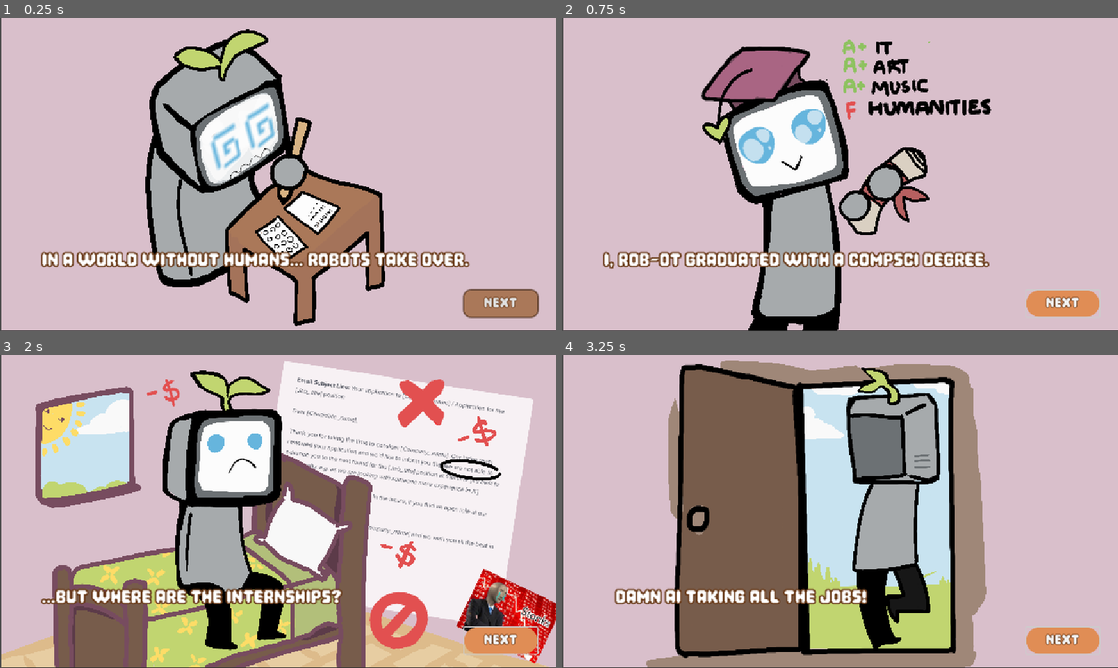
Above: before the commit, frames 1-4 (two rows, left to right).
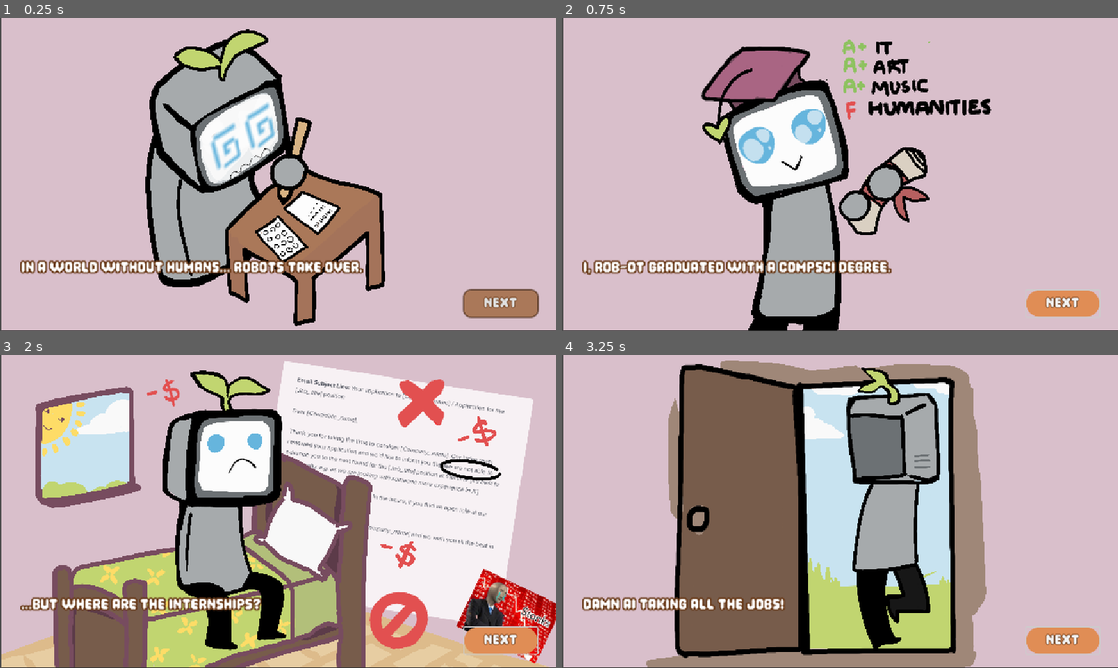
Above: after the commit, the same moments.

Repository: Ewie28/DDR
Game: Godot game, scene res://scenes/Bedroom.tscn
Two runs of this game, one before a commit and one after it. Both use one fixed random seed, a clock stepped at 60 frames per second and the inputs below. Sound files missing from this copy of the repository are replaced by a short silence.
Inputs:
- Up to frame 1 (0.25 s): no input
- Up to frame 2 (0.75 s): click "Next" at 0.5 s
- Up to frame 3 (2 s): click "Next" at 1.25 s
- Up to frame 4 (3.25 s): tap Enter at 2 s; hold Right (button_RIGHT) 2.03-2.78 s; tap Space at 2.75 s; hold Down (button_DOWN) from 2.78 s (still down)

The runs differ from the first frame. In frame 1, 4.3% of the frame differs, in the area x 3-85%, y 74-82%; in frame 2, 4.1%; in frame 3, 3.1%; in frame 4, 2.6%.

Commit message:
Added good ending cutscene

Diff:
--- a/ddr/scenes/Bedroom.tscn
+++ b/ddr/scenes/Bedroom.tscn
@@ -96,16 +96,16 @@
 
 [node name="CutsceneText" type="Label" parent="CutscenePanel"]
 layout_mode = 0
-offset_left = 84.0
-offset_top = 424.0
-offset_right = 654.0
-offset_bottom = 583.0
+offset_left = 41.0
+offset_top = 414.0
+offset_right = 419.0
+offset_bottom = 622.0
 theme_override_colors/font_color = Color(1, 1, 1, 1)
 theme_override_colors/font_outline_color = Color(0.409476, 0.223177, 0.0905793, 1)
 theme_override_constants/outline_size = 11
 theme_override_constants/shadow_outline_size = 8
 theme_override_fonts/font = ExtResource("4_qjqwp")
-theme_override_font_sizes/font_size = 50
+theme_override_font_sizes/font_size = 40
 text = "TEST"
 horizontal_alignment = 1
 vertical_alignment = 1
--- a/ddr/scripts/cutscene_manager.gd
+++ b/ddr/scripts/cutscene_manager.gd
@@ -32,8 +32,9 @@
 	},
 	"good_ending": {
 		"scenes": [
-			{"image": "res://assets/cutscenes/good_end/image1.png", "text": "I'm pretty good at odd jobs"},
-			{"image": "res://assets/cutscenes/good_end/image2.png", "text": "game over"}
+			{"image": "res://assets/cutscenes/good_end/image1.png", "text": "Got all my bills paid... and got my Crunchyroll subscription!"},
+			{"image": "res://assets/cutscenes/good_end/image2.png", "text": "I'm pretty good at odd jobs..."},
+			{"image": "res://assets/cutscenes/good_end/image3.png", "text": "Successful unemployment!"},
 		],
 		"played": false
 	},
Binary file changed: ddr/assets/cutscenes/good_end/image1.png
Binary file changed: ddr/assets/cutscenes/good_end/image2.png
Binary file added: ddr/assets/cutscenes/good_end/image3.png
